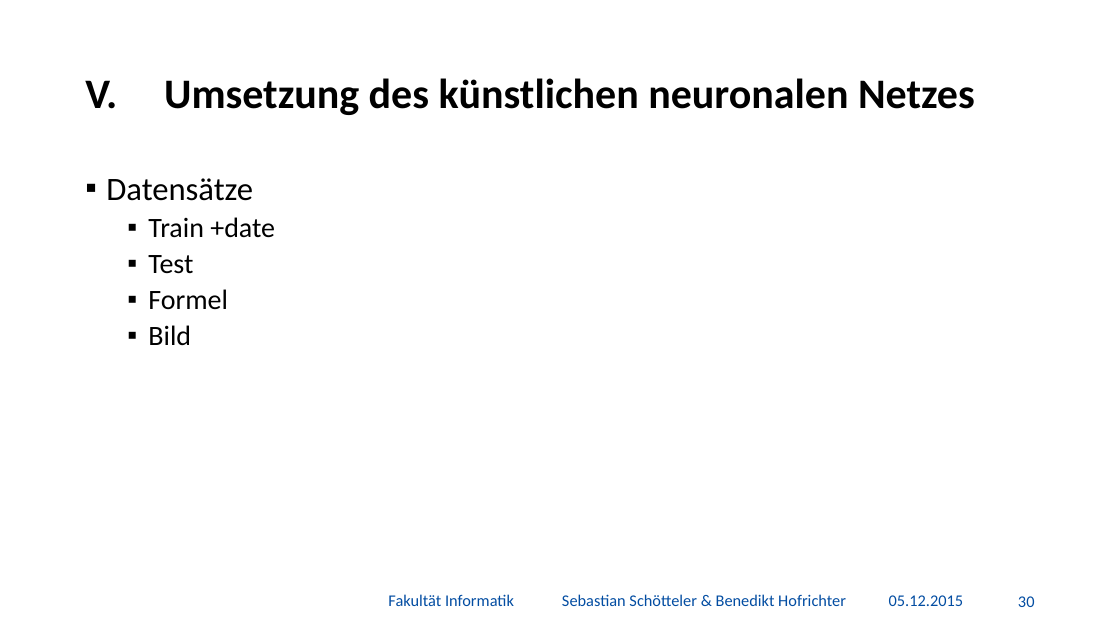
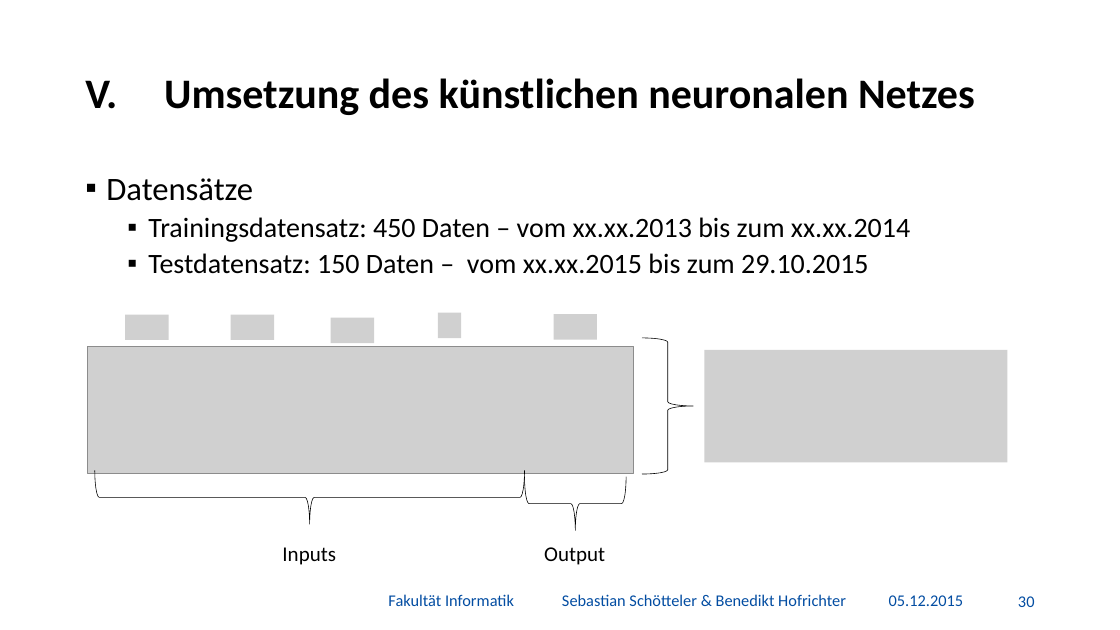
Before and after one commit to BenediktGitGit/soco15, a slide deck: slide 31 of 3b) Vortrag/Präsentation.pptx. Drawn at 1120x630 pixels with LibreOffice and Linux fonts; fonts in the diff are those of the drawing; grey boxes stand for pictures; background and template pictures are left out. Boxes give left, top, right and bottom in pixels: in the first picture for what was removed or moved away, otherwise in the second. Text is boxed around its words. In the diff, an @@ line names an element or a change of style, - is before the commit and + after.

```diff
--- a/3b) Vortrag/Präsentation.pptx
+++ b/3b) Vortrag/Präsentation.pptx
@@ text at (148,217,910,274): text changed @@
-  ▪ Train +date
-  ▪ Test
-  ▪ Formel
-  ▪ Bild
+  ▪ Trainingsdatensatz: 450 Daten – vom xx.xx.2013 bis zum xx.xx.2014
+  ▪ Testdatensatz: 150 Daten – vom xx.xx.2015 bis zum 29.10.2015
@@ picture added at (125,314,169,339) @@
@@ picture added at (231,314,275,339) @@
@@ picture added at (331,318,375,343) @@
@@ picture added at (438,313,461,338) @@
@@ picture added at (554,314,597,339) @@
@@ picture added at (87,346,634,473) @@
@@ right brace added at (642,338,693,474), outline #000000 0.5 pt @@
@@ picture added at (705,350,1008,463) @@
@@ right brace added at (94,471,524,524), outline #000000 0.5 pt @@
@@ right brace added at (525,477,626,531), outline #000000 0.5 pt @@
@@ text added at (282,547,336,565), 18 pt, text #000000 @@
+Inputs
@@ text added at (544,547,605,565), 18 pt, text #000000 @@
+Output
```
Also in this commit, not shown: 4 other slides changed, 1 other file.
